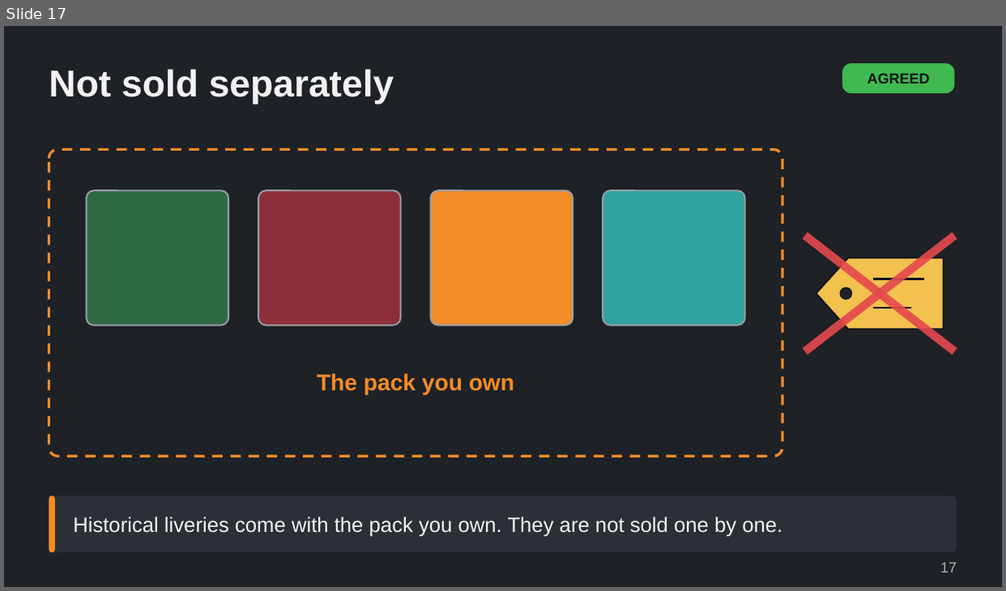
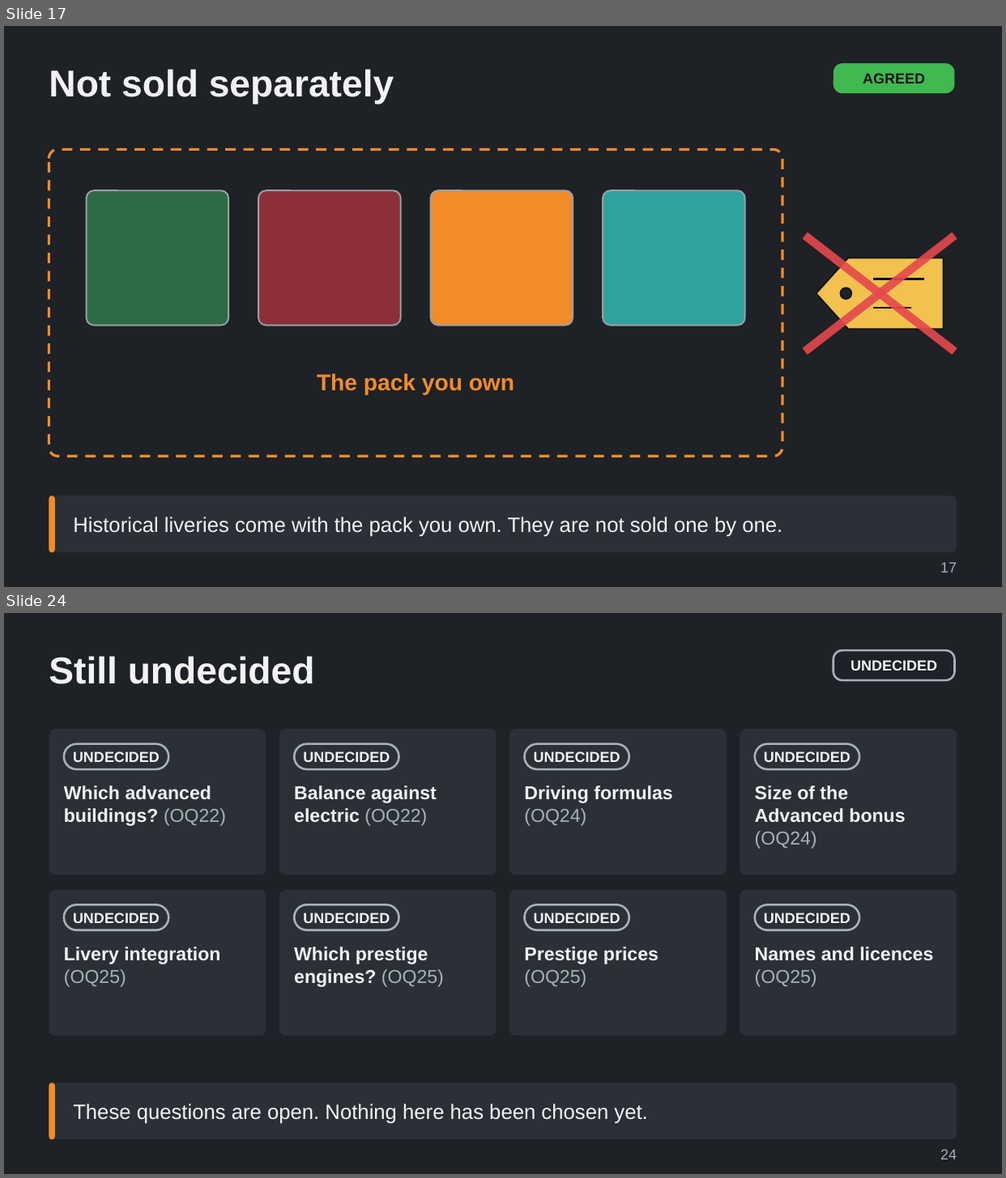
Before and after one commit to Tarenkookoo/Satisfactory---Early-Locomotion, a slide deck: Reporting/Claude Presents/Deck8_AfterLaunch_LateSteam/After_Launch_Late_Steam_Driving_and_Prestige_Explained.pptx. Shown one above the other, each under a label of ours: slide 17 before the commit, slides 17 and 24 after it; the slides between them are not shown. The pictures are 1006x591 and 1006x1178 pixels, drawn with LibreOffice and Linux fonts; fonts in the diff are those of the drawing. Boxes give left, top, right and bottom in pixels: in the first picture for what was removed or moved away, otherwise in the second. Text is boxed around its words. In the diff, an @@ line names an element or a change of style, - is before the commit and + after.

```diff
--- a/Reporting/Claude Presents/Deck8_AfterLaunch_LateSteam/After_Launch_Late_Steam_Driving_and_Prestige_Explained.pptx
+++ b/Reporting/Claude Presents/Deck8_AfterLaunch_LateSteam/After_Launch_Late_Steam_Driving_and_Prestige_Explained.pptx
@@ slide 24 added at [4, 613, 1002, 1174], background #1E2126 @@
@@ title added at [49, 656, 315, 684], 36 pt, text #F2F2F2, bold @@
+Still undecided
@@ rounded rectangle added at [833, 650, 955, 680], outline #A9B0B8 2 pt, 14 pt, text #F2F2F2, bold @@
+UNDECIDED
@@ group added at [49, 729, 957, 1036]: 16 rounded rectangles, 8 texts @@
+UNDECIDED
+Which advanced buildings? (OQ22)
+UNDECIDED
+Balance against electric (OQ22)
+UNDECIDED
+Driving formulas (OQ24)
+UNDECIDED
+Size of the Advanced bonus (OQ24)
+UNDECIDED
+Livery integration (OQ25)
+UNDECIDED
+Which prestige engines? (OQ25)
+UNDECIDED
+Prestige prices (OQ25)
+UNDECIDED
+Names and licences (OQ25)
@@ rounded rectangle added at [49, 1083, 957, 1140], fill #2B2F36, 20 pt, text #F2F2F2 @@
+These questions are open. Nothing here has been chosen yet.
@@ rounded rectangle added at [49, 1083, 55, 1140], fill #F28C28 @@
@@ text added at [940, 1149, 957, 1160], 14 pt, text #A9B0B8 @@
+24
@@ slide 17 changed as well @@
@@ rounded rectangle "AGREED": place and size @@
-rounded rectangle "AGREED" at [842, 63, 955, 93]
+rounded rectangle "AGREED" at [833, 63, 955, 93]
```
Also in this commit, not shown: 14 other slides changed, 7 other slides added, 6 other files.
